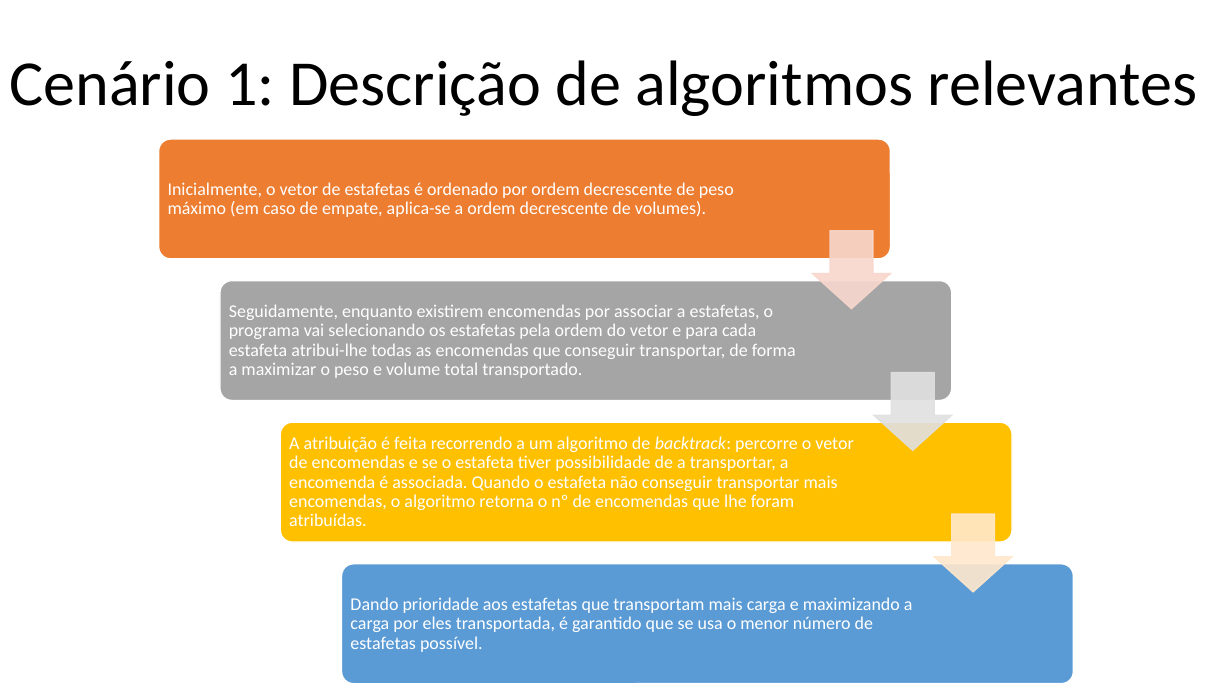
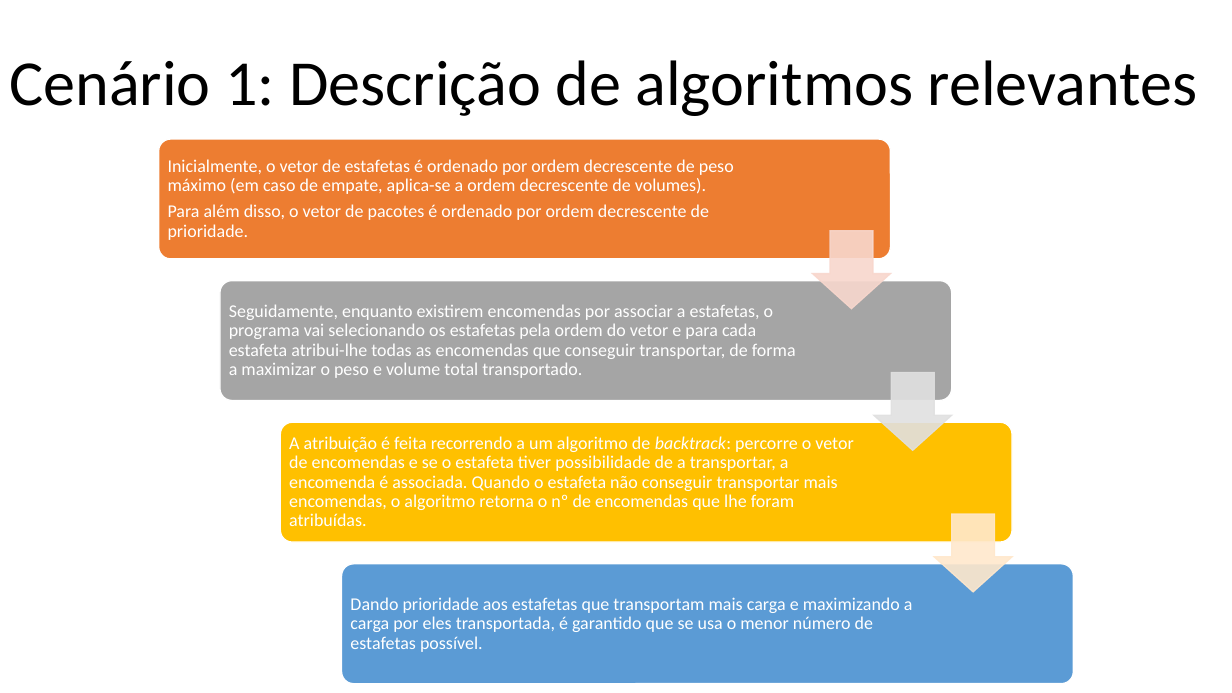
Before and after one commit to afs202005277/UrbanLogisticsOptimizer, a slide deck: slide 4 of Apresentacao.pptx. Drawn at 1232x693 pixels with LibreOffice and Linux fonts; fonts in the diff are those of the drawing. Boxes give left, top, right and bottom in pixels: in the first picture for what was removed or moved away, otherwise in the second. Text is boxed around its words. In the diff, an @@ line names an element or a change of style, - is before the commit and + after.

```diff
--- a/Apresentacao.pptx
+++ b/Apresentacao.pptx
@@ text at box(168, 204, 709, 240): paragraph added @@
+Para além disso, o vetor de pacotes é ordenado por ordem decrescente de prioridade.
```
Also in this commit, not shown: 7 other slides changed.
